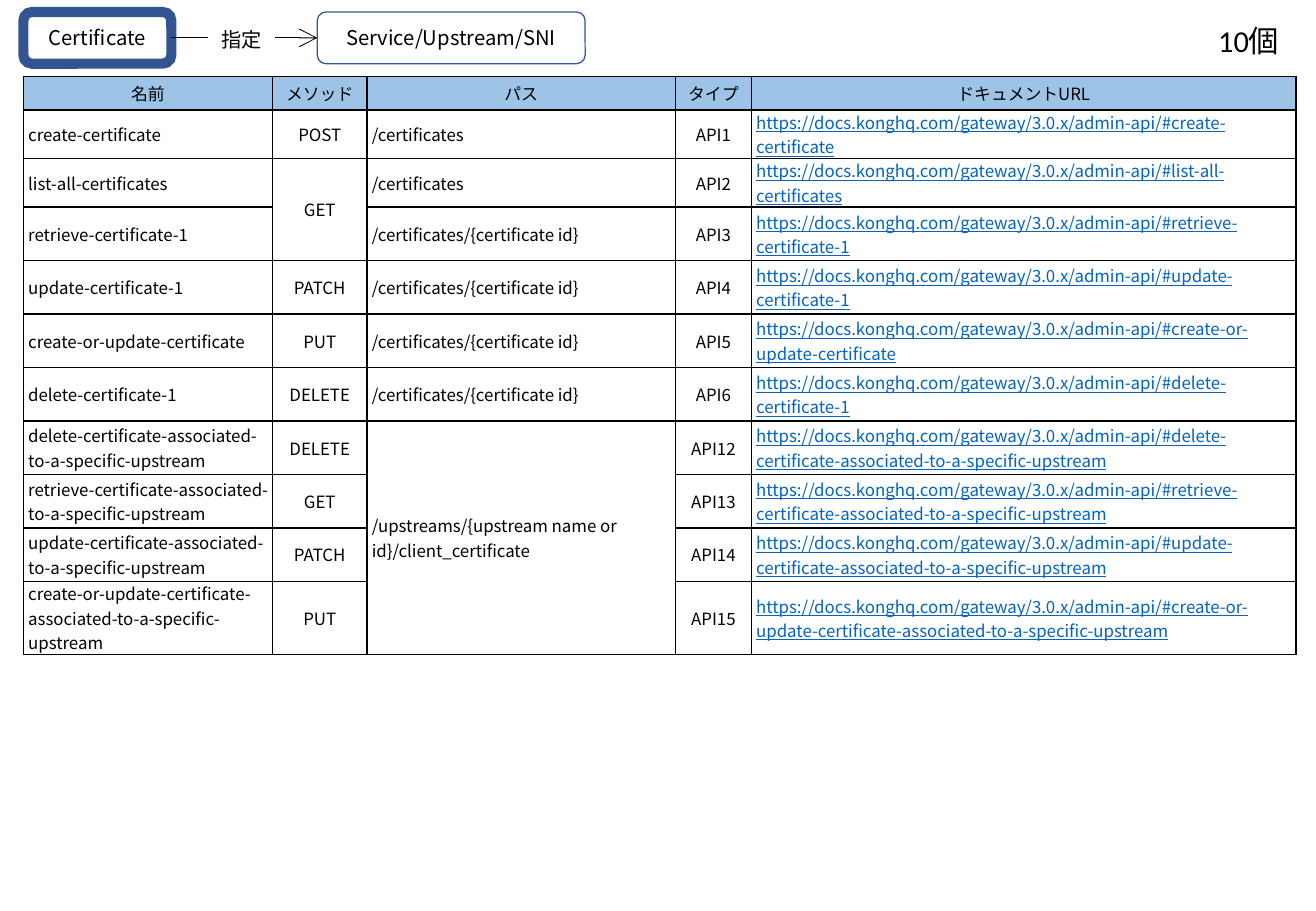
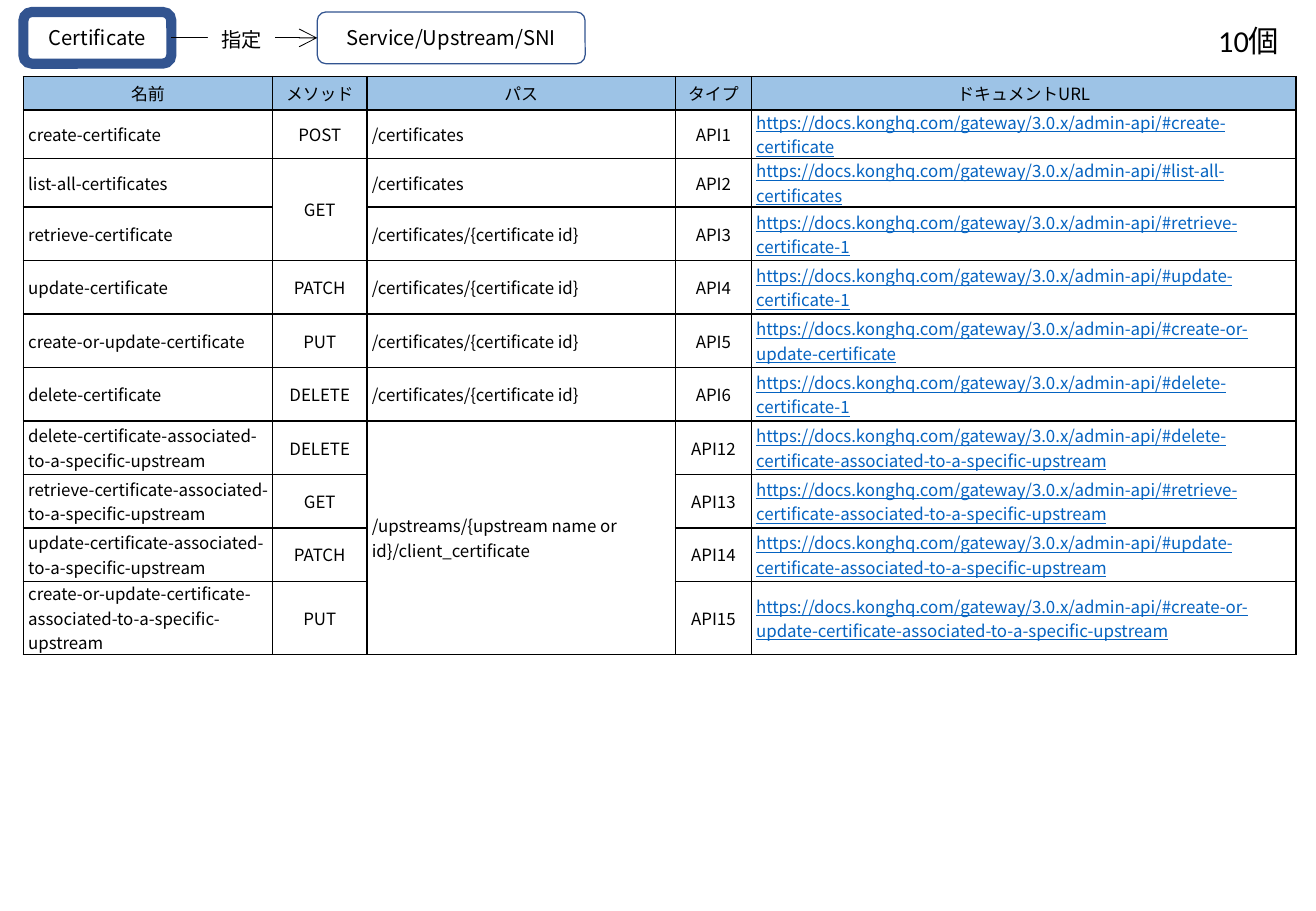
Before and after one commit to david3080/kongadminapi, a slide deck: slide 7 of KongAdminAPI.pptx. Drawn at 1316x911 pixels with LibreOffice and Linux fonts; fonts in the diff are those of the drawing. Boxes give left, top, right and bottom in pixels: in the first picture for what was removed or moved away, otherwise in the second. Text is boxed around its words. In the diff, an @@ line names an element or a change of style, - is before the commit and + after.

```diff
--- a/KongAdminAPI.pptx
+++ b/KongAdminAPI.pptx
@@ table at (x1=23, y1=77, x2=1297, y2=657) @@
-row 4, column 1: retrieve-certificate-1
+row 4, column 1: retrieve-certificate
-row 5, column 1: update-certificate-1
+row 5, column 1: update-certificate
-row 7, column 1: delete-certificate-1
+row 7, column 1: delete-certificate
```
Also in this commit, not shown: 8 other slides changed, 2 other files.
